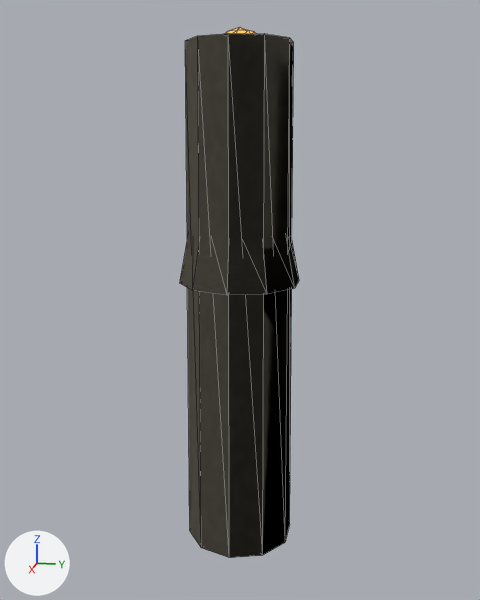
The glTF model assets/props/candle.glb as it was, and as the next commit left it.
One viewpoint serves both versions: a 50 mm lens placed at (0.2546, 0.0509, 0.2662), pointed at (-0.0002, 0.0, 0.2025). The axes (+X, +Y, +Z) are drawn at lower left. The lights are the same throughout. The picture after the commit comes second. Mesh edges are drawn as thin lines. Where no turn or scale is listed for an object, it has been applied to the vertices.

The older version as bpy lines, for what is in view:
```python
me_stick = bpy.data.meshes.new('Stick')
me_stick.from_pydata(...)  # 24 vertices, 40 faces; spans x -0.022..0.022, y -0.021..0.021, z 0.0..0.2
me_stick.materials.append(mat_m_paperwhite)  # picture img_t_paper_white
me_wax = bpy.data.meshes.new('Wax')
me_wax.from_pydata(...)  # 24 vertices, 40 faces; spans x -0.024..0.024, y -0.0228..0.0228, z 0.0..0.03
me_wax.materials.append(mat_m_paperwhite)  # picture img_t_paper_white
ob_stick = bpy.data.objects.new('Stick', me_stick)
ob_stick.location = (0.0, 0.0, 0.1)
ob_wax = bpy.data.objects.new('Wax', me_wax)
ob_wax.location = (0.0, 0.0, 0.21)
```
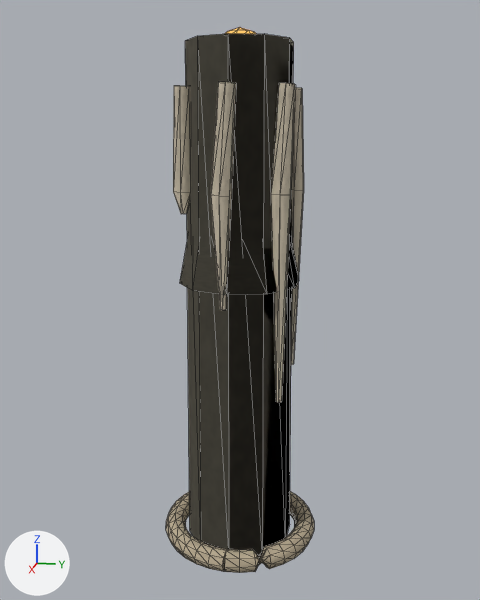
Patch to the scene script:
```diff
--- a/assets/props/candle.glb.py
+++ b/assets/props/candle.glb.py
@@ img_woven_paper @@
+img_woven_paper = load_image('woven_paper', '_unpacked/woven_paper', 256, 256, 'sRGB')
@@ mat_parchment @@
+mat_parchment = bpy.data.materials.new('Parchment')
+# colours: beige #cebfa2
+# uses the picture img_woven_paper
@@ mat_paperfolds @@
+mat_paperfolds = bpy.data.materials.new('PaperFolds')
+# colours: beige #e2d6bd
+# uses the picture img_woven_paper
@@ me_art_parchment @@
+me_art_parchment.from_pydata(...)  # 266 vertices, 512 faces; spans x -0.0323..0.0323, y -0.0323..0.0323, z 0.0987..0.1073
+me_art_parchment.materials.append(mat_parchment)
@@ me_art_paperfolds @@
+me_art_paperfolds.from_pydata(...)  # 110 vertices, 144 faces; spans x -0.0258..0.0258, y -0.0235..0.0235, z 0.1656..0.2842
+me_art_paperfolds.materials.append(mat_paperfolds)
@@ ob_art_parchment @@
+ob_art_parchment = bpy.data.objects.new('Art_Parchment', me_art_parchment)
+ob_art_parchment.location = (0.0, 0.0, 0.0)
@@ ob_art_paperfolds @@
+ob_art_paperfolds = bpy.data.objects.new('Art_PaperFolds', me_art_paperfolds)
+ob_art_paperfolds.location = (0.0, 0.0, 0.0)
```

Boxes [x1, y1, x2, y2] around the edits, measured in the pictures (480 x 600 px):
'Art_PaperFolds', added
    after: [173, 82, 304, 402]
'Art_Parchment', added (beige)
    after: [166, 491, 314, 573]
